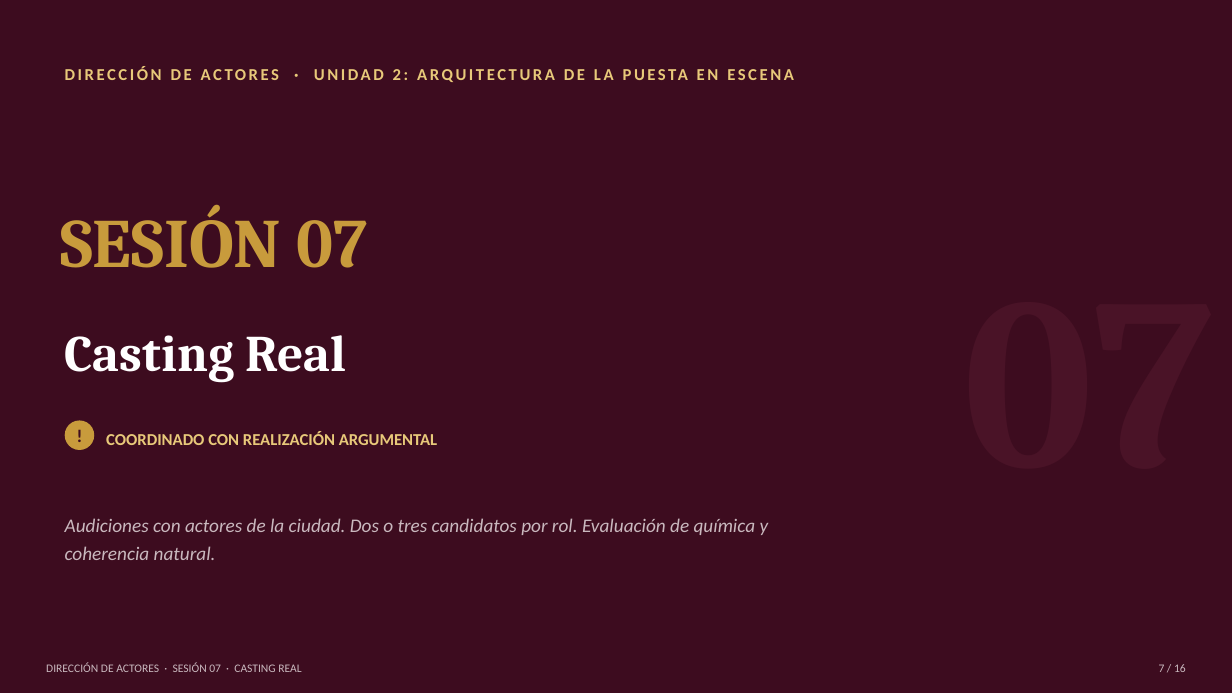
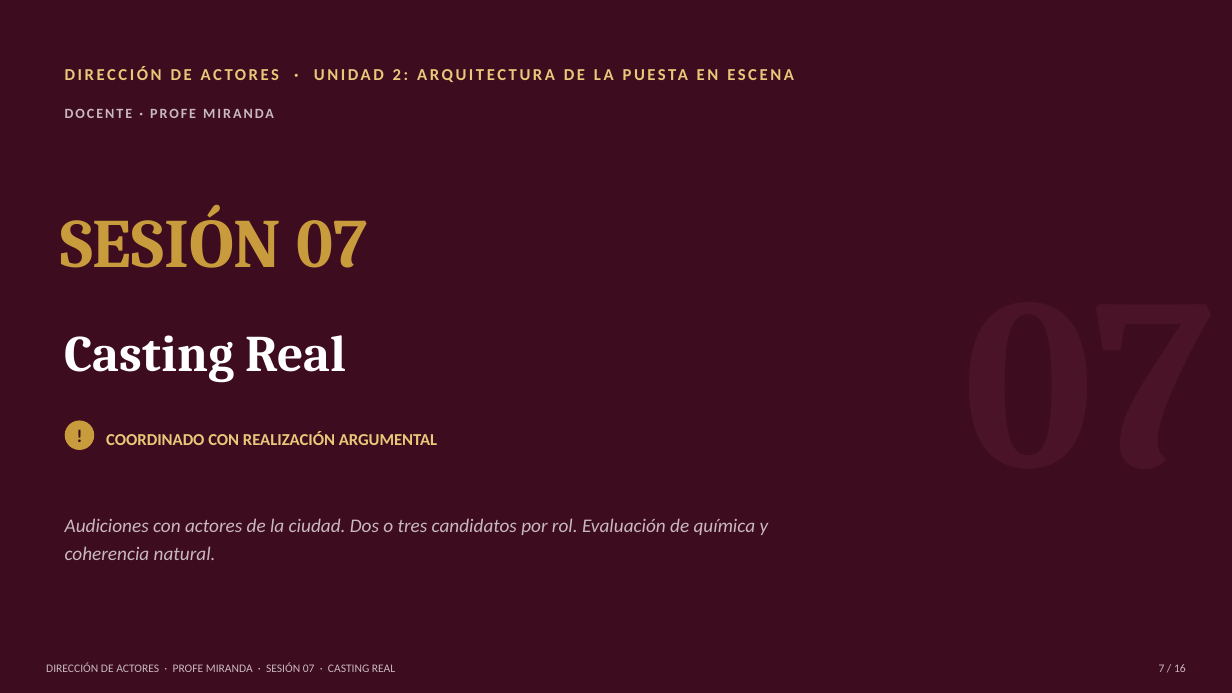
Before and after one commit to mirandajaco-design/profe-miranda, a slide deck: slide 1 of pptx/direccion-actores/Sesion_07_Casting_Real.pptx. Drawn at 1232x693 pixels with LibreOffice and Linux fonts; fonts in the diff are those of the drawing. Boxes give left, top, right and bottom in pixels: in the first picture for what was removed or moved away, otherwise in the second. Text is boxed around its words. In the diff, an @@ line names an element or a change of style, - is before the commit and + after.

Commit message:
Añadir crédito del docente y pestaña de Recursos
Todas las diapositivas de título y el pie de página ahora indican
"Profe Miranda" como docente. El visor web suma una pestaña Recursos
con enlace al repositorio y descarga directa de los 32 .pptx.

```diff
--- a/pptx/direccion-actores/Sesion_07_Casting_Real.pptx
+++ b/pptx/direccion-actores/Sesion_07_Casting_Real.pptx
@@ text added at <box>65,109,274,118</box>, 11 pt, text #C9B8BE, bold @@
+DOCENTE · PROFE MIRANDA
@@ text at <box>46,663,395,672</box>: text changed @@
-DIRECCIÓN DE ACTORES · SESIÓN 07 · CASTING REAL
+DIRECCIÓN DE ACTORES · PROFE MIRANDA · SESIÓN 07 · CASTING REAL
```
Also in this commit, not shown: 12 other slides changed, 32 other files.
